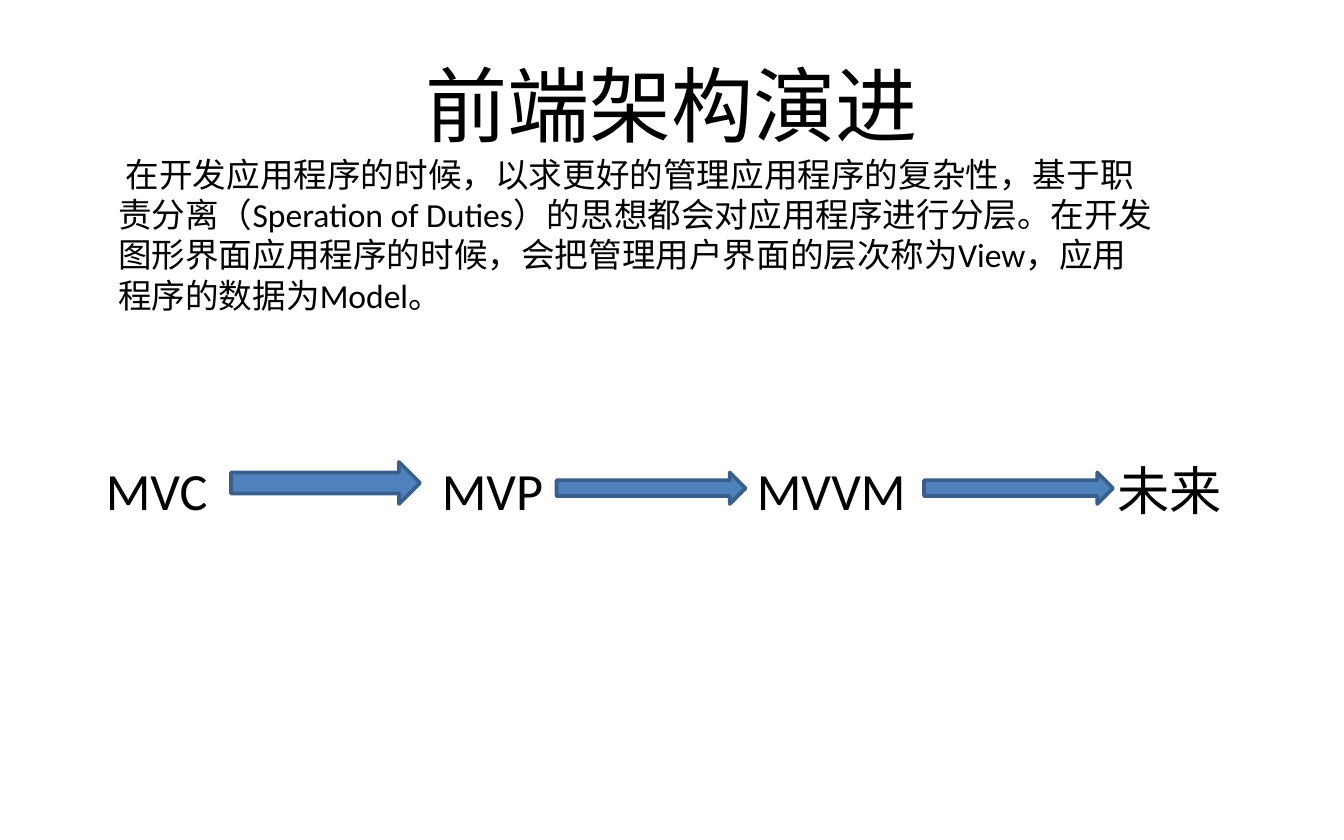
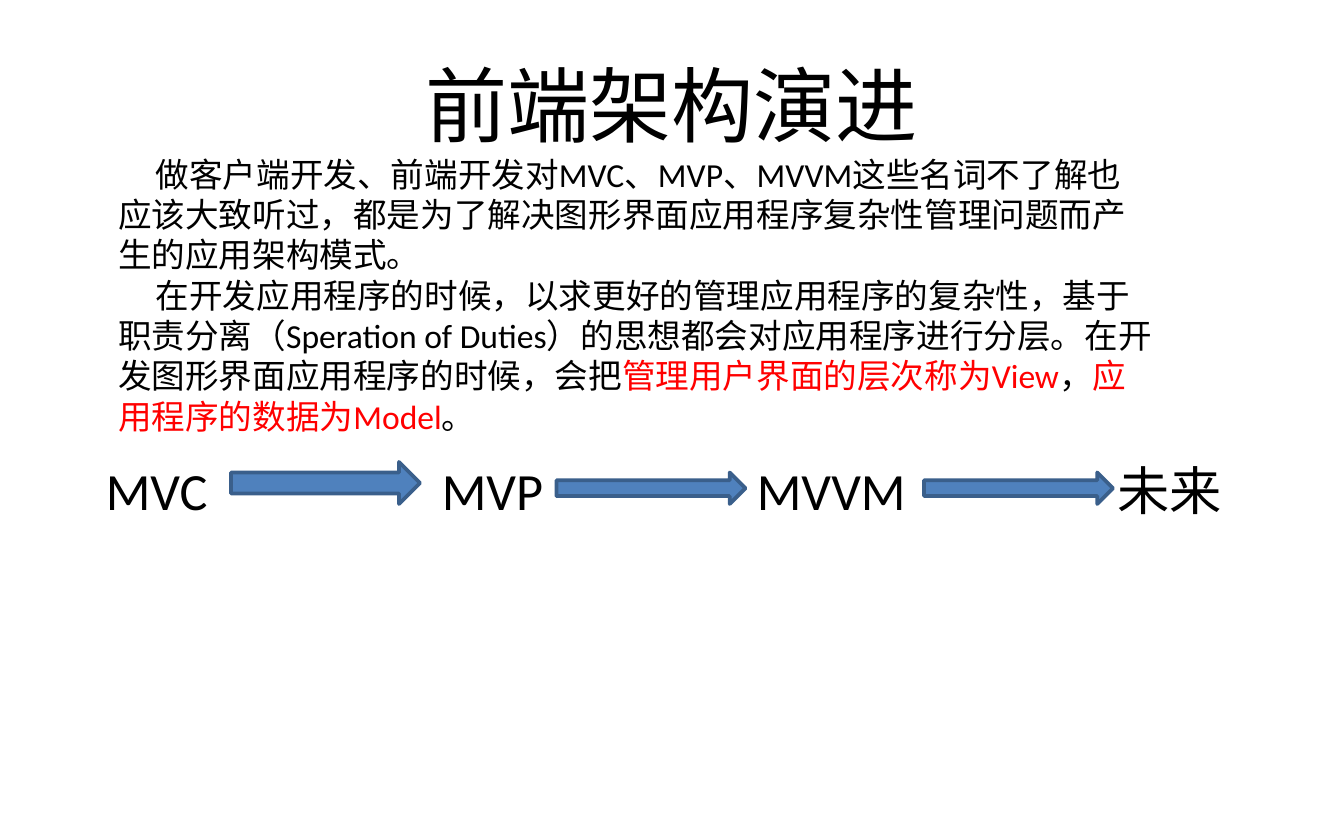
Before and after one commit to fastCreator/mvc-mvp, a slide deck: slide 2 of 竞网ppt模板.pptx. Drawn at 1344x840 pixels with LibreOffice and Linux fonts; fonts in the diff are those of the drawing; background and template pictures are left out. Boxes give left, top, right and bottom in pixels: in the first picture for what was removed or moved away, otherwise in the second. Text is boxed around its words. In the diff, an @@ line names an element or a change of style, - is before the commit and + after.

```diff
--- a/竞网ppt模板.pptx
+++ b/竞网ppt模板.pptx
@@ text at <box>118,158,1126,270</box>: paragraph added @@
+做客户端开发、前端开发对MVC、MVP、MVVM这些名词不了解也应该大致听过，都是为了解决图形界面应用程序复杂性管理问题而产生的应用架构模式。
@@ text at <box>118,279,1152,432</box>: text colour #000000 to #FF0000 in "Duties）的思想都会对应用程序进行分层。在开发图形界面应用程序的时候，会把管理用户界面的层次称为View，应用程序的 ..." @@
```
Also in this commit, not shown: 4 other slides changed, 1 slide added, 4 other files.
